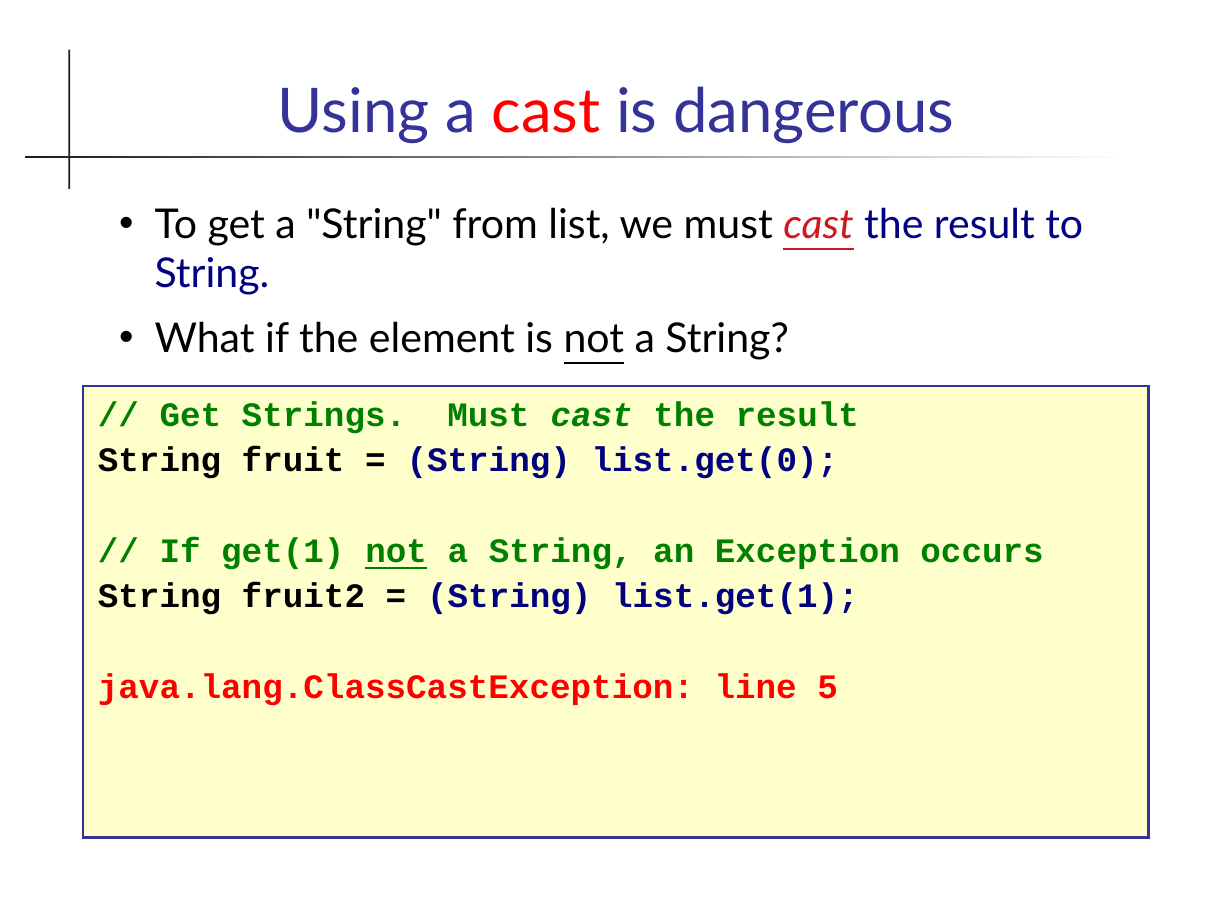
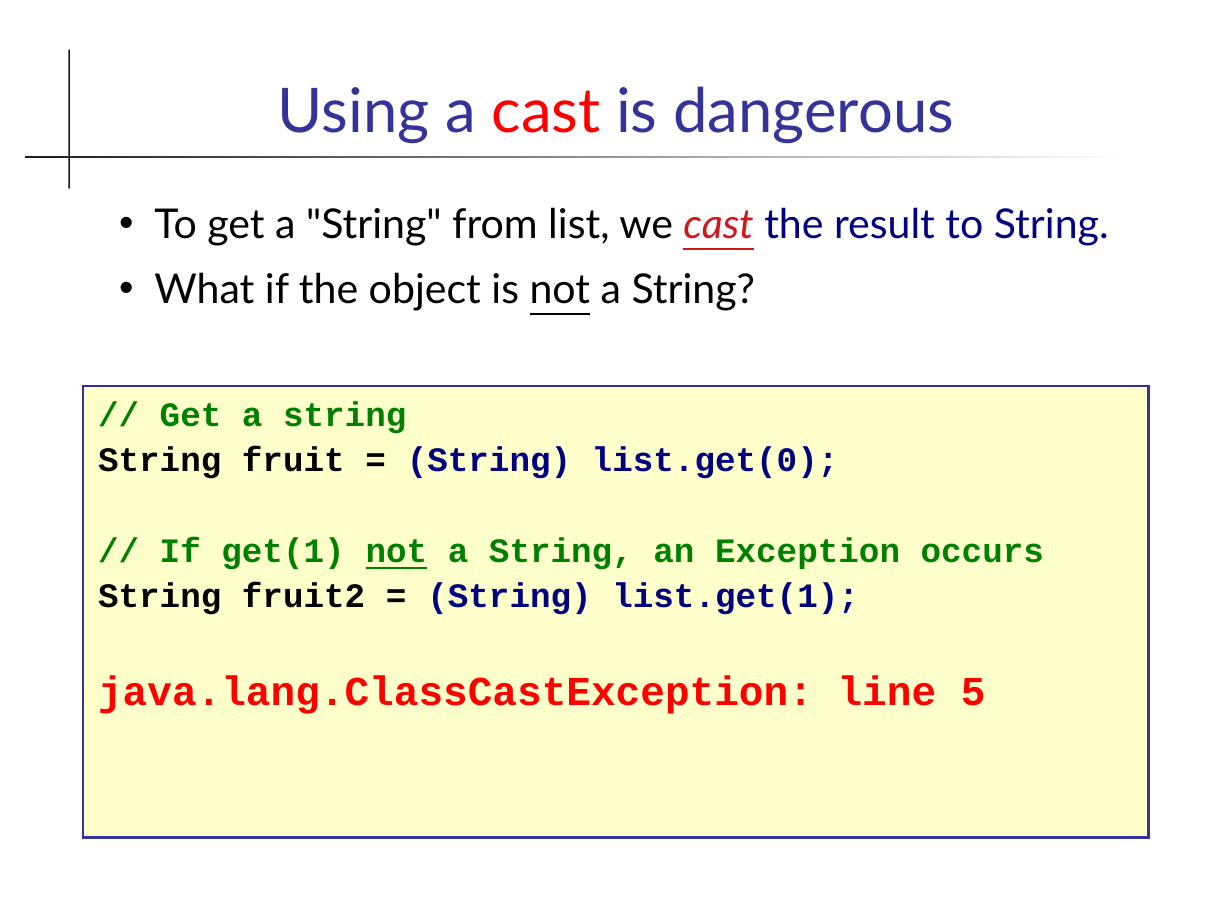
Before and after one commit to skeoop/skeoop.github.io, a slide deck: slide 9 of collections/ArrayList.ppt (slide 7 before the commit). Drawn at 1232x924 pixels with LibreOffice and Linux fonts; fonts in the diff are those of the drawing. Boxes give left, top, right and bottom in pixels: in the first picture for what was removed or moved away, otherwise in the second. Text is boxed around its words. In the diff, an @@ line names an element or a change of style, - is before the commit and + after.

```diff
--- a/collections/ArrayList.ppt
+++ b/collections/ArrayList.ppt
@@ text at (x1=154, y1=207, x2=1109, y2=311): text changed @@
-• To get a "String" from list, we must cast the result to String.
-• What if the element is not a String?
+• To get a "String" from list, we cast the result to String.
+• What if the object is not a String?
@@ text at (x1=160, y1=401, x2=406, y2=434): text changed @@
-// Get Strings. Must cast the result
+// Get a string
@@ text at (x1=98, y1=675, x2=986, y2=714): size 20 to 24 pt in "java.lang.ClassCastException: line 5" @@
```
Also in this commit, not shown: 6 other slides changed, 3 slides added, 9 other files.
